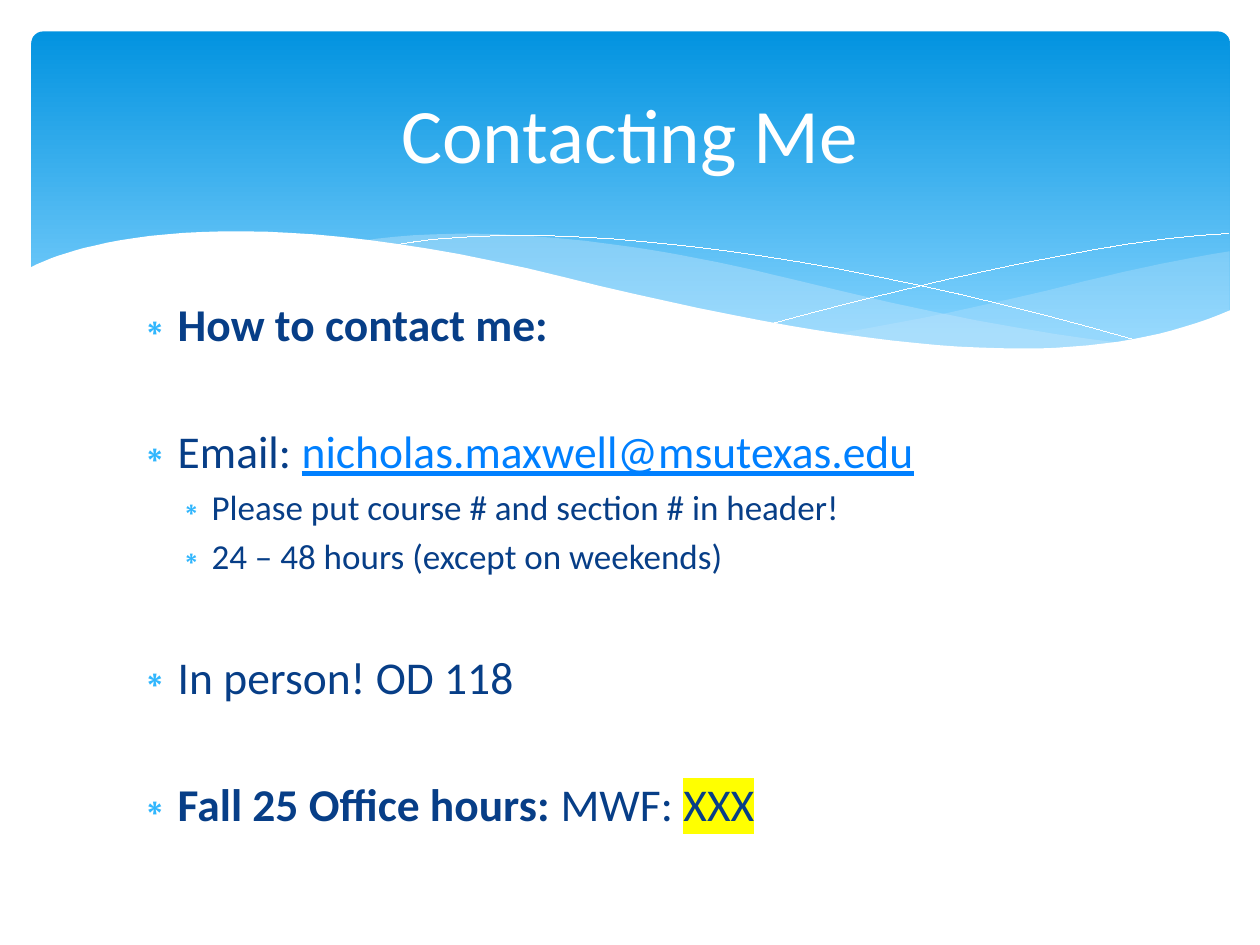
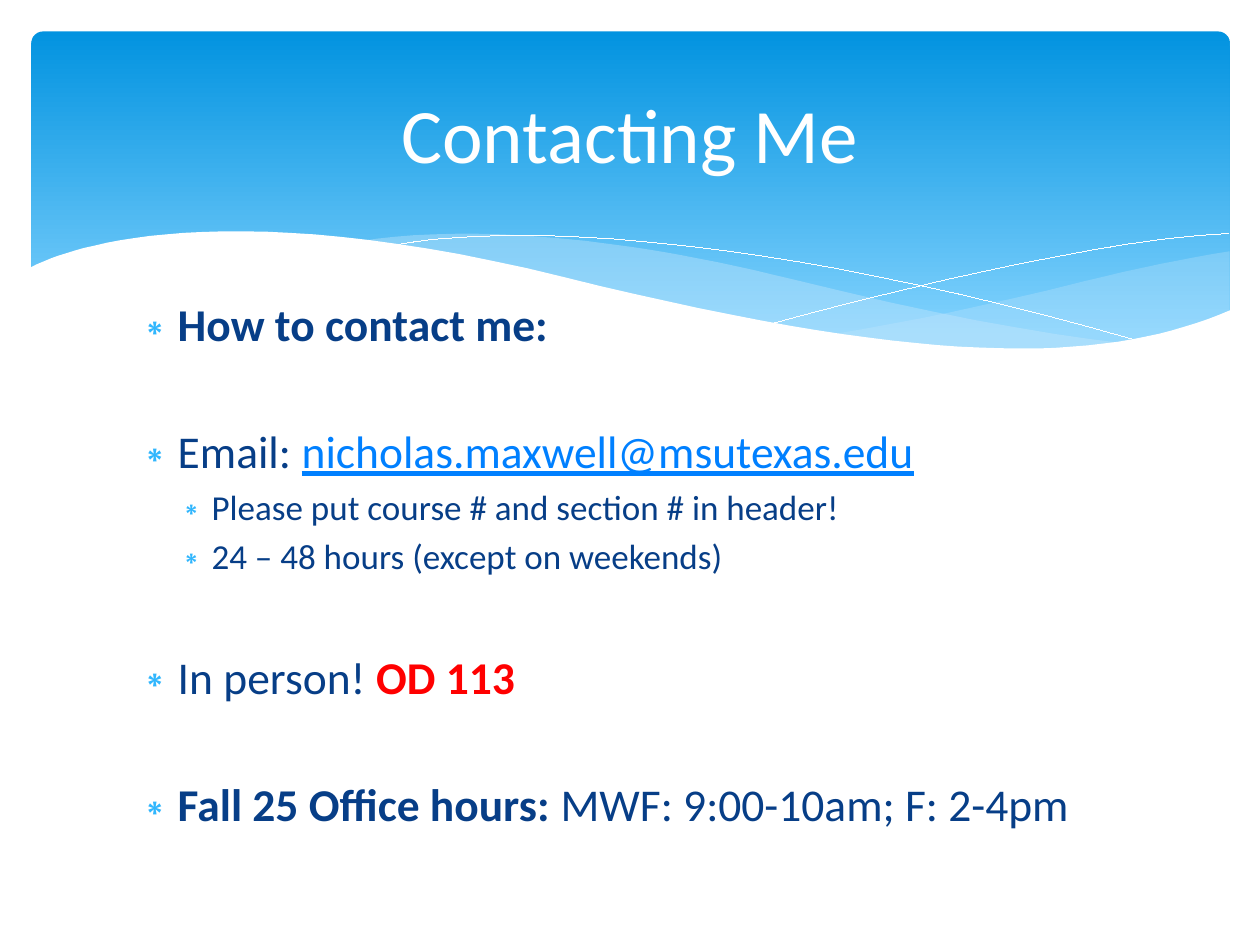
Before and after one commit to npm27/Teaching-Materials, a slide deck: slide 3 of Stats/Slides/0 First Day Info.pptx. Drawn at 1260x945 pixels with LibreOffice and Linux fonts; fonts in the diff are those of the drawing. Boxes give left, top, right and bottom in pixels: in the first picture for what was removed or moved away, otherwise in the second. Text is boxed around its words. In the diff, an @@ line names an element or a change of style, - is before the commit and + after.

Commit message:
Fall 25 Final prep?

```diff
--- a/Stats/Slides/0 First Day Info.pptx
+++ b/Stats/Slides/0 First Day Info.pptx
@@ text at [178,663,1068,829]: text changed @@
-∗ In person! OD 118
-∗ Fall 25 Office hours: MWF: XXX
+∗ In person! OD 113
+∗ Fall 25 Office hours: MWF: 9:00-10am; F: 2-4pm
```
Also in this commit, not shown: 34 other files.
